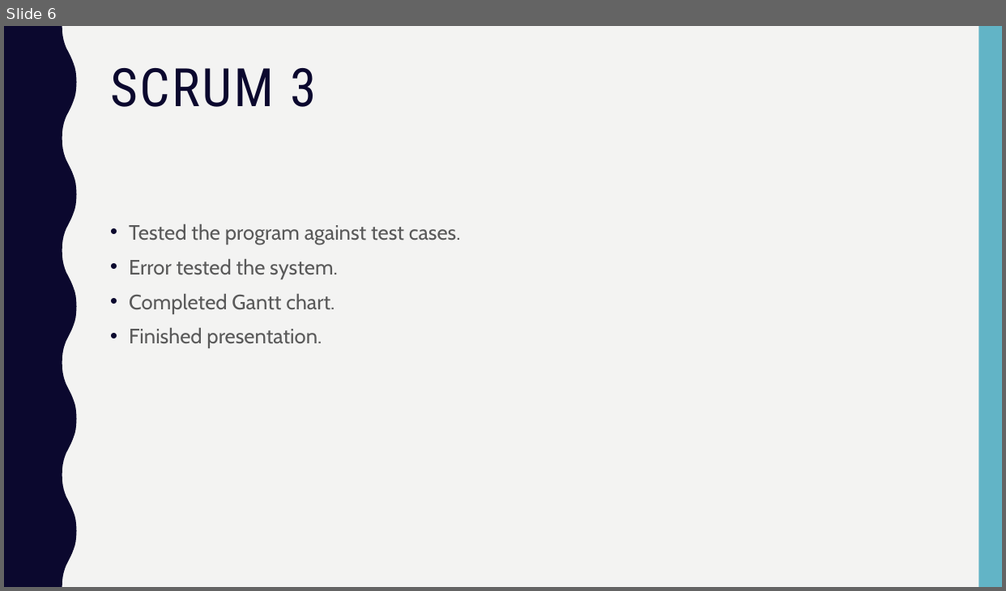
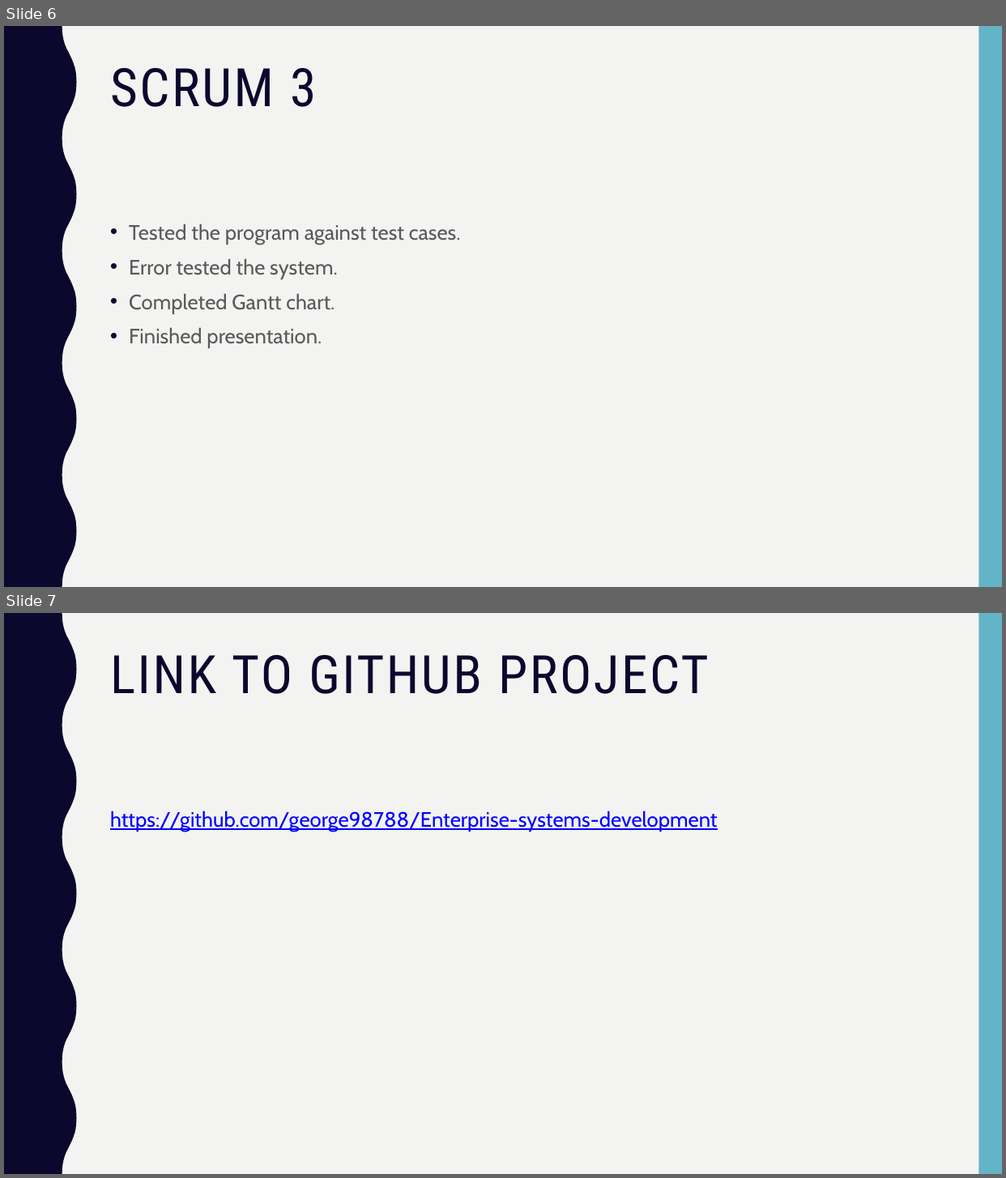
Before and after one commit to george98788/Enterprise-systems-development, a slide deck: Sprint 3/Group 10 Sprint_3.pptx. Shown one above the other, each under a label of ours: slide 6 before the commit, slides 6 and 7 after it. The pictures are 1006x591 and 1006x1178 pixels, drawn with LibreOffice and Linux fonts; fonts in the diff are those of the drawing. Boxes give left, top, right and bottom in pixels: in the first picture for what was removed or moved away, otherwise in the second. Text is boxed around its words. In the diff, an @@ line names an element or a change of style, - is before the commit and + after.

```diff
--- a/Sprint 3/Group 10 Sprint_3.pptx
+++ b/Sprint 3/Group 10 Sprint_3.pptx
@@ slide 7 added at [4, 613, 1002, 1174], background #F3F3F2; not listed: 2 template elements that a slide beside it also shows @@
@@ title added at [110, 655, 709, 694], 51 pt, text #0B082E @@
+LINK TO GITHUB PROJECT
@@ text added at [110, 811, 717, 832], 20 pt, text #0000FF, underline @@
+https://github.com/george98788/Enterprise-systems-development
```
